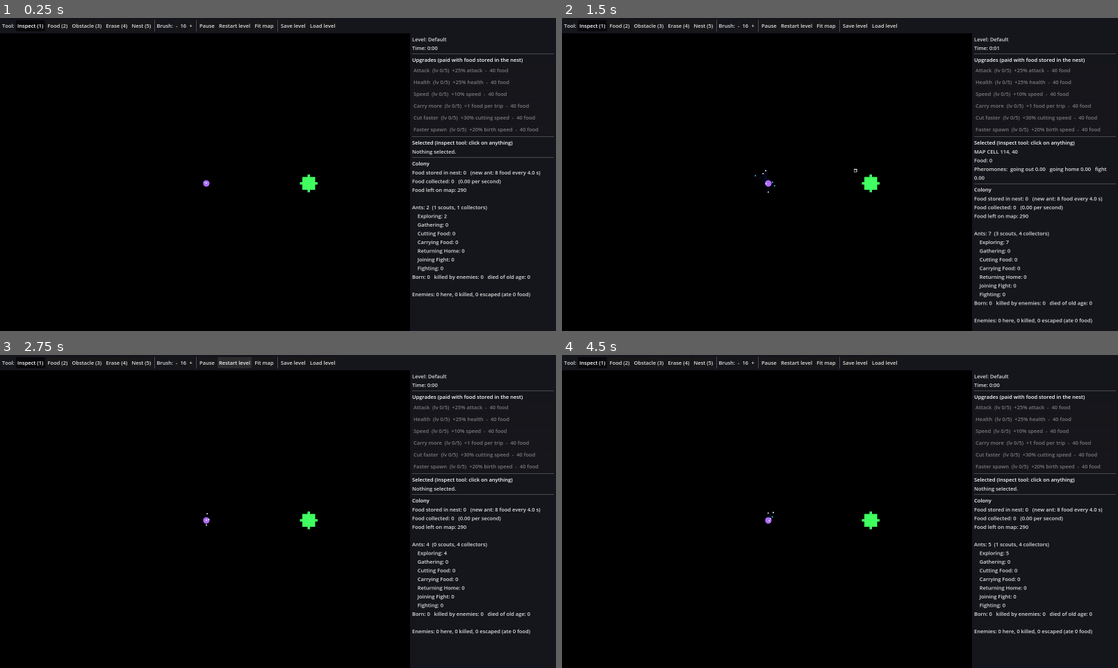
Above: before the commit, frames 1-4 (two rows, left to right).
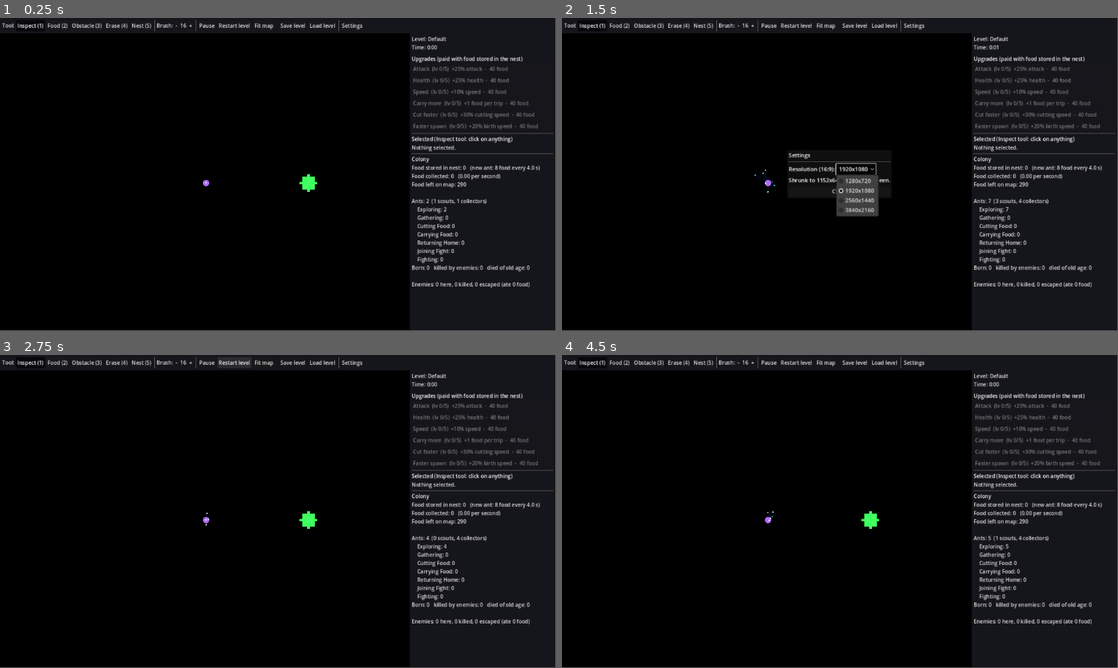
Above: after the commit, the same moments.

Repository: GaryNiet/ant-claude-test
Game: Godot game, scene res://scenes/main.tscn
Two runs of this game, one before a commit and one after it. Both use one fixed random seed, a clock stepped at 60 frames per second and the inputs below.
Inputs (mouse positions are in pixels of both pictures, inside the frame that each line leads up to):
- Up to frame 1 (0.25 s): no input
- Up to frame 2 (1.5 s): click (912, 24) at 0.5 s, where only the run after the commit has a clickable "Settings"; click (856, 168) at 1.25 s, where only the run after the commit has a clickable "1920x1080"
- Up to frame 3 (2.75 s): click "Restart level" at 2 s
- Up to frame 4 (4.5 s): click "Restart level" at 2.75 s; click "Restart level" at 3.5 s; click "Inspect (1)" at 4.25 s
The window is 800x450 before the commit and 799x449 after it. Grey fills any space a smaller window leaves; there, only what the larger window draws over its background counts as a difference.

The runs differ from the first frame. In frame 1, 5.1% of the frame differs, in the area x 0-100%, y 0-100%; in frame 2, 6.7%; in frame 3, 5.1%; in frame 4, 5.1%.

Commit message:
Add settings menu with 16:9 resolutions (720p to 4K), layout scaled to the window
Co-Authored-By: Claude Opus 5.5 <noreply@anthropic.com>
Claude-Session: https://claude.ai/code/session_01U91HAFVKbeBjaCWM2Qyx5h

Diff:
--- a/game_settings.cfg
+++ b/game_settings.cfg
@@ -13,8 +13,13 @@
 
 [window]
 title = "Ant Colony Simulation"
-width = 1600
-height = 900
+; The window is always 16:9. The player picks the resolution in the in-game Settings menu
+; (remembered in Godot's user folder, user://player_settings.cfg).
+resolutions = "1280x720, 1920x1080, 2560x1440, 3840x2160" ; 720p, 1080p, 1440p, 4K
+default_resolution = "1920x1080" ; used until the player picks one (shrunk if the screen is smaller)
+; Everything is laid out at this size and scaled to the window, so all resolutions look the same.
+layout_width = 1600
+layout_height = 900
 background_color = "#000000"
 
 [game]
--- a/scenes/main.tscn
+++ b/scenes/main.tscn
@@ -8,6 +8,7 @@
 [ext_resource type="Script" path="res://scripts/view/brush.gd" id="6_brush"]
 [ext_resource type="Script" path="res://scripts/ui/toolbar.gd" id="7_toolbar"]
 [ext_resource type="Script" path="res://scripts/ui/side_panel.gd" id="8_side_panel"]
+[ext_resource type="Script" path="res://scripts/ui/settings_menu.gd" id="9_settings"]
 
 [node name="Main" type="Node2D"]
 script = ExtResource("1_main")
@@ -34,3 +35,6 @@
 
 [node name="SidePanel" type="PanelContainer" parent="UI"]
 script = ExtResource("8_side_panel")
+
+[node name="SettingsMenu" type="PopupPanel" parent="UI"]
+script = ExtResource("9_settings")
--- a/scripts/main.gd
+++ b/scripts/main.gd
@@ -16,6 +16,7 @@
 @onready var _view: Node2D = $SimulationView
 @onready var _toolbar: PanelContainer = $UI/Toolbar
 @onready var _side_panel: PanelContainer = $UI/SidePanel
+@onready var _settings_menu: PopupPanel = $UI/SettingsMenu
 
 var _levels_folder: String = GameSettings.get_setting("game", "levels_folder")
 var _was_paused_before_dialog := false
@@ -27,16 +28,36 @@
 	_layout_ui()
 	_toolbar.setup(_view, $SimulationView/Brush, self)
 	_side_panel.setup(_view)
+	_settings_menu.setup(self)
 
 
+func open_settings_menu() -> void:
+	_settings_menu.open()
+
+
+## The screen is always laid out at [window] layout_width x layout_height and scaled
+## to the window, so every 16:9 resolution shows exactly the same picture, just sharper.
 func _apply_window_settings() -> void:
 	var window := get_window()
 	window.title = GameSettings.get_setting("window", "title")
-	window.size = Vector2i(
-		GameSettings.get_setting("window", "width"),
-		GameSettings.get_setting("window", "height"))
+	window.content_scale_size = Vector2i(
+		GameSettings.get_setting("window", "layout_width"),
+		GameSettings.get_setting("window", "layout_height"))
+	window.content_scale_mode = Window.CONTENT_SCALE_MODE_CANVAS_ITEMS
+	window.content_scale_aspect = Window.CONTENT_SCALE_ASPECT_KEEP
+	RenderingServer.set_default_clear_color(GameSettings.get_color("window", "background_color"))
+	apply_resolution()
+
+
+## Sizes the window to the chosen resolution. If the screen is too small for it, the window
+## is shrunk (still 16:9) to fit the usable screen area.
+func apply_resolution() -> void:
+	var window := get_window()
+	var wanted := Vector2(PlayerSettings.parse_resolution(PlayerSettings.resolution()))
+	var screen := Vector2(DisplayServer.screen_get_usable_rect(window.current_screen).size)
+	var shrink := minf(1.0, minf(screen.x / wanted.x, screen.y / wanted.y))
+	window.size = Vector2i(wanted * shrink)
 	window.move_to_center()
-	RenderingServer.set_default_clear_color(GameSettings.get_color("window", "background_color"))
 
 
 ## Tool bar across the top, side panel on the right, both with the same look.
--- /dev/null
+++ b/scripts/player_settings.gd
@@ -0,0 +1,27 @@
+class_name PlayerSettings
+extends RefCounted
+## Choices the player makes in the Settings menu, remembered between games in
+## user://player_settings.cfg (Godot's per-user data folder, not the project).
+## game_settings.cfg holds the defaults and the list of choices.
+
+const FILE_PATH := "user://player_settings.cfg"
+
+
+## The chosen resolution as "WIDTHxHEIGHT", or the default from game_settings.cfg.
+static func resolution() -> String:
+	var file := ConfigFile.new()
+	file.load(FILE_PATH)  # missing file = nothing chosen yet
+	return file.get_value("window", "resolution", GameSettings.get_setting("window", "default_resolution"))
+
+
+static func save_resolution(choice: String) -> void:
+	var file := ConfigFile.new()
+	file.load(FILE_PATH)
+	file.set_value("window", "resolution", choice)
+	file.save(FILE_PATH)
+
+
+## "1920x1080" -> Vector2i(1920, 1080)
+static func parse_resolution(choice: String) -> Vector2i:
+	var parts := choice.split("x")
+	return Vector2i(parts[0].to_int(), parts[1].to_int())
--- /dev/null
+++ b/scripts/ui/settings_menu.gd
@@ -0,0 +1,60 @@
+extends PopupPanel
+## A small Settings window, opened from the tool bar. For now: the window resolution.
+
+var _main: Node
+var _resolution_choice: OptionButton
+var _note: Label
+
+
+## Builds the menu. Called by main.gd once everything exists.
+func setup(main: Node) -> void:
+	_main = main
+	var column := VBoxContainer.new()
+	add_child(column)
+
+	var title := Label.new()
+	title.text = "Settings"
+	column.add_child(title)
+	column.add_child(HSeparator.new())
+
+	var row := HBoxContainer.new()
+	column.add_child(row)
+	var label := Label.new()
+	label.text = "Resolution (16:9):"
+	row.add_child(label)
+	_resolution_choice = OptionButton.new()
+	for choice in GameSettings.get_list("window", "resolutions"):
+		_resolution_choice.add_item(choice)
+	_resolution_choice.item_selected.connect(_on_resolution_selected)
+	row.add_child(_resolution_choice)
+
+	_note = Label.new()
+	column.add_child(_note)
+
+	var close := Button.new()
+	close.text = "Close"
+	close.pressed.connect(hide)
+	column.add_child(close)
+
+
+func open() -> void:
+	var current := PlayerSettings.resolution()
+	for index in _resolution_choice.item_count:
+		if _resolution_choice.get_item_text(index) == current:
+			_resolution_choice.select(index)
+	_update_note()
+	popup_centered()
+
+
+func _on_resolution_selected(index: int) -> void:
+	var choice := _resolution_choice.get_item_text(index)
+	PlayerSettings.save_resolution(choice)
+	_main.apply_resolution()
+	_update_note()
+
+
+## Tells the player when the window had to be shrunk to fit their screen.
+func _update_note() -> void:
+	var wanted := PlayerSettings.parse_resolution(PlayerSettings.resolution())
+	var actual := get_tree().root.size
+	_note.text = "" if actual == wanted else "Shrunk to %dx%d to fit your screen." % [actual.x, actual.y]
--- a/scripts/ui/toolbar.gd
+++ b/scripts/ui/toolbar.gd
@@ -1,6 +1,6 @@
 extends PanelContainer
 ## The bar at the top of the window: painting tools, brush size, pause/restart,
-## save/load level, and "fit map" to reset the zoom.
+## save/load level, "fit map" to reset the zoom, and the settings menu.
 
 var _view: Node2D
 var _brush: Node2D
@@ -45,6 +45,9 @@
 	row.add_child(_button("Save level", _main.open_save_dialog))
 	row.add_child(_button("Load level", _main.open_load_dialog))
 
+	row.add_child(VSeparator.new())
+	row.add_child(_button("Settings", _main.open_settings_menu))
+
 
 func _process(_delta: float) -> void:
 	if _view == null:
Not shown: 1 places in scenes/main.tscn that only renumber resources
Not shown, changed: README.md
Not shown, changed: REQUEST_LOG.md
